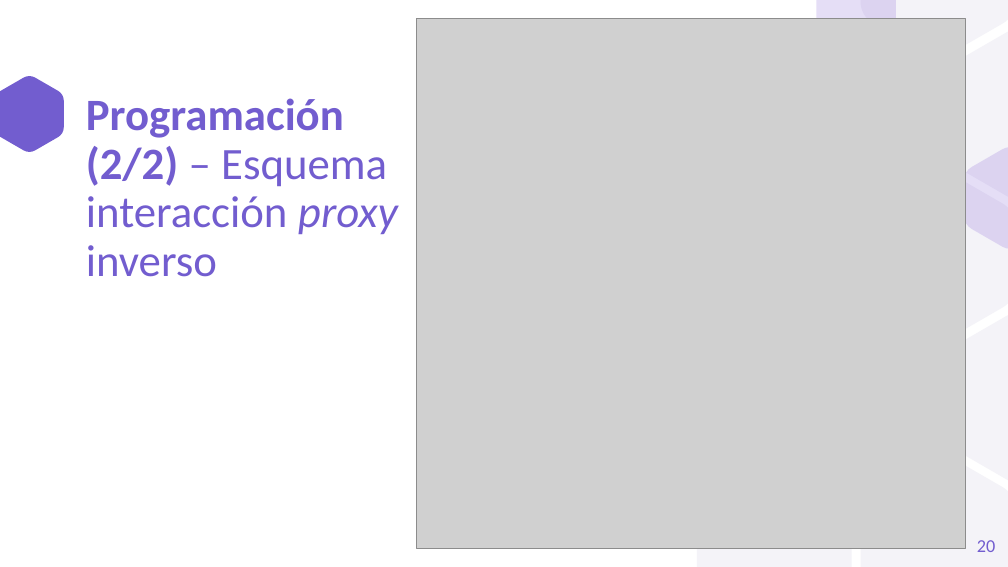
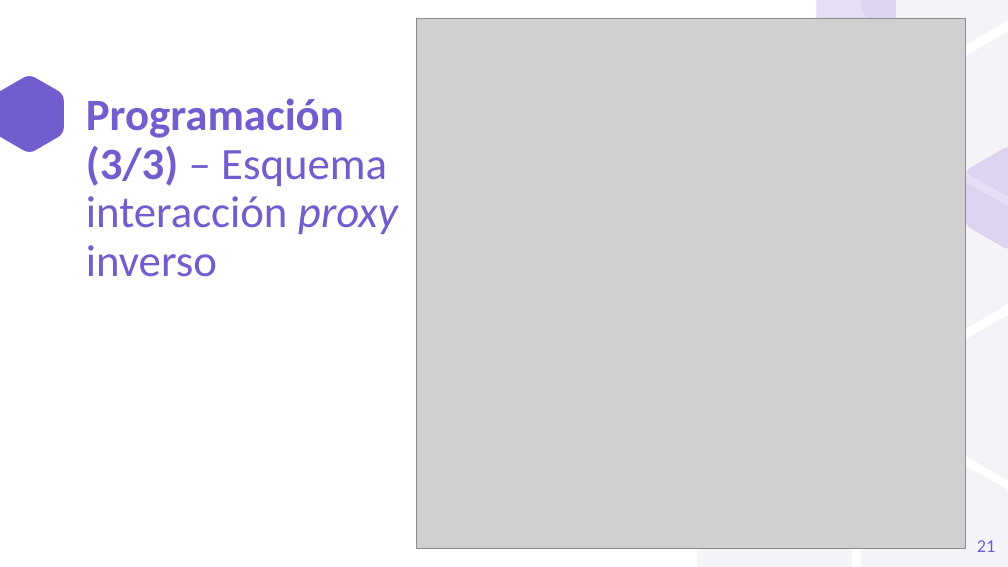
Before and after one commit to a1ex9788/TFG, a slide deck: slide 21 of TFG_AlejandroCarrion.pptx (slide 20 before the commit). Drawn at 1008x567 pixels with LibreOffice and Linux fonts; fonts in the diff are those of the drawing; grey boxes stand for pictures. Boxes give left, top, right and bottom in pixels: in the first picture for what was removed or moved away, otherwise in the second. Text is boxed around its words. In the diff, an @@ line names an element or a change of style, - is before the commit and + after.

```diff
--- a/TFG_AlejandroCarrion.pptx
+++ b/TFG_AlejandroCarrion.pptx
@@ title at <box>86,98,398,277</box>: text changed @@
-Programación (2/2) – Esquema interacción proxy inverso
+Programación (3/3) – Esquema interacción proxy inverso
@@ page number at <box>977,540,995,552</box>: text changed @@
-20
+21
```
Also in this commit, not shown: 4 other slides changed, 1 slide added.
